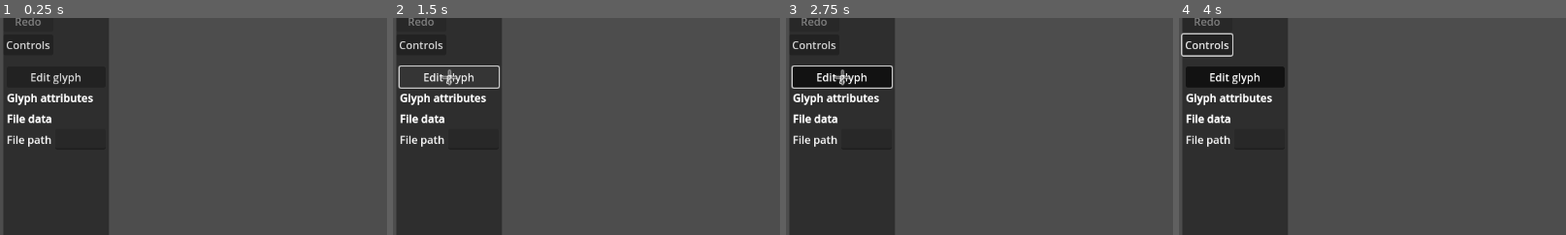
Above: before the commit, frames 1-4 (left to right).
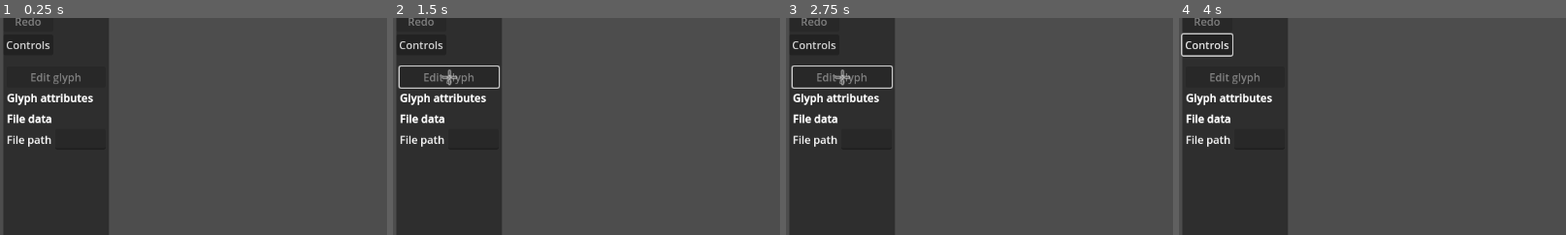
Above: after the commit, the same moments.

Repository: Ists-Cilveks/UNLWS-Renderer
Game: Godot game, scene res://Scripts/unlws_editor.tscn
Two runs of this game, one before a commit and one after it. Both use one fixed random seed, a clock stepped at 60 frames per second and the inputs below.
Inputs (mouse positions are % of the whole screen's width and height, from its top left):
- Up to frame 1 (0.25 s): no input
- Up to frame 2 (1.5 s): click (7, 21) at 0.5 s, where only the run before the commit has a clickable "Edit glyph"; click (7, 21) at 1.25 s, where only the run before the commit has a clickable "Edit glyph"
- Up to frame 3 (2.75 s): click (7, 21) at 2 s, where only the run before the commit has a clickable "Edit glyph"
- Up to frame 4 (4 s): click "Controls" at 2.75 s; click "×" at 3.5 s
The pictures show only the part of the screen within x 0-50%, y 8-58%; the shares and areas given below are measured in that part.

The runs differ from the first frame. In frame 1, 0.3% of the frame differs, in the area x 8-21%, y 25-31%; in frame 2, 0.3%; in frame 3, 0.2%; in frame 4, 0.2%.

Commit message:
Add glyph editing mode to SelectedGlyphs

Diff:
--- a/Scripts/Globals/EventBus.gd
+++ b/Scripts/Globals/EventBus.gd
@@ -20,3 +20,10 @@
 
 signal glyph_selection_attempted(glyph_instance, if_successful)
 signal glyph_extra_selection_attempted(glyph_instance, if_successful)
+
+signal glyph_editing_requested()
+signal stop_glyph_editing()
+signal glyph_editing_started()
+signal glyph_editing_stopped()
+signal became_able_to_start_glyph_editing()
+signal became_unable_to_start_glyph_editing()
--- a/Scripts/UI/selected_glyphs.gd
+++ b/Scripts/UI/selected_glyphs.gd
@@ -5,6 +5,14 @@
 
 var is_holding_glyphs = false
 var is_selecting_glyphs = false
+
+var editing_enabled = false
+
+
+func _ready():
+	Event_Bus.glyph_editing_requested.connect(attempt_to_begin_glyph_editing)
+	Event_Bus.stop_glyph_editing.connect(func(): set_editing_mode(false))
+
 
 # Track the mouse position
 func _unhandled_input(event):
@@ -208,6 +216,7 @@
 
 func deselect_all():
 	if not is_selecting_glyphs: return
+	set_editing_mode(false)
 	is_selecting_glyphs = false
 	for child in get_children():
 		deselect_instance(child)
@@ -229,3 +238,39 @@
 		select_instance(new_instance)
 	return true
 #endregion
+
+
+func set_editing_mode(enabled):
+	if editing_enabled == enabled:
+		return
+	editing_enabled = enabled
+	for child in get_children():
+		child.set_editing_mode(editing_enabled)
+	if editing_enabled:
+		Event_Bus.glyph_editing_started.emit()
+	else:
+		Event_Bus.glyph_editing_stopped.emit()
+
+func can_start_editing_mode():
+	if get_child_count() == 1 and not is_holding_glyphs:
+		return true
+	return false
+
+func attempt_to_begin_glyph_editing():
+	if not can_start_editing_mode():
+		return
+	set_editing_mode(true)
+
+func signal_ability_to_start_editing_mode():
+	if can_start_editing_mode():
+		Event_Bus.became_able_to_start_glyph_editing.emit()
+	else:
+		Event_Bus.became_unable_to_start_glyph_editing.emit()
+
+func _on_child_order_changed():
+	signal_ability_to_start_editing_mode()
+
+func _unhandled_key_input(event):
+	if event is InputEventKey:
+		if event.is_action_pressed("ui_accept"):
+			attempt_to_begin_glyph_editing()
--- /dev/null
+++ b/Scripts/editing_mode_button.gd
@@ -0,0 +1,19 @@
+extends Button
+
+func _ready():
+	Event_Bus.glyph_editing_started.connect(func(): set_button_pressed(true))
+	Event_Bus.glyph_editing_stopped.connect(func(): set_button_pressed(false))
+	Event_Bus.became_able_to_start_glyph_editing.connect(func(): set_button_disabled(false))
+	Event_Bus.became_unable_to_start_glyph_editing.connect(func(): set_button_disabled(true))
+
+func _on_pressed():
+	if button_pressed: # Pressing a button
+		Event_Bus.glyph_editing_requested.emit()
+	else: # Releasing a pressed button
+		Event_Bus.stop_glyph_editing.emit()
+
+func set_button_pressed(enabled):
+	button_pressed = enabled
+
+func set_button_disabled(new_disabled):
+	disabled = new_disabled
--- a/Scripts/unlws_editor.tscn
+++ b/Scripts/unlws_editor.tscn
@@ -8,6 +8,7 @@
 [ext_resource type="Script" path="res://Scripts/UI/glyph_search_entry.gd" id="6_io2bl"]
 [ext_resource type="Script" path="res://Scripts/UI/Mouse.gd" id="7_mh8ie"]
 [ext_resource type="Texture2D" uid="uid://b2d5w02d3vhtj" path="res://Images/Icons/Cursors/crosshair.svg" id="8_wgcwp"]
+[ext_resource type="Script" path="res://Scripts/editing_mode_button.gd" id="9_r78ay"]
 [ext_resource type="Script" path="res://Scripts/UI/undo_button.gd" id="10_o0csu"]
 [ext_resource type="Script" path="res://Scripts/UI/redo_button.gd" id="11_5gwt3"]
 [ext_resource type="Script" path="res://Scripts/Popups/show_controls_button.gd" id="12_v1us4"]
@@ -140,9 +141,11 @@
 
 [node name="EditingModeButton" type="Button" parent="MarginContainer/HSplitContainer/Control/VSplitContainer/MarginContainer1/InfoScrollContainer/Info"]
 layout_mode = 2
+disabled = true
 toggle_mode = true
 shortcut = SubResource("Shortcut_ehh6t")
 text = "Edit glyph"
+script = ExtResource("9_r78ay")
 
 [node name="GlyphAttributesLabel" type="Label" parent="MarginContainer/HSplitContainer/Control/VSplitContainer/MarginContainer1/InfoScrollContainer/Info"]
 layout_mode = 2
@@ -212,4 +215,6 @@
 
 [connection signal="pressed" from="MarginContainer/HSplitContainer/Control/VSplitContainer/GridContainer/Undo" to="MarginContainer/HSplitContainer/Control/VSplitContainer/GridContainer/Undo" method="_on_pressed"]
 [connection signal="pressed" from="MarginContainer/HSplitContainer/Control/VSplitContainer/GridContainer/Redo" to="MarginContainer/HSplitContainer/Control/VSplitContainer/GridContainer/Redo" method="_on_pressed"]
+[connection signal="pressed" from="MarginContainer/HSplitContainer/Control/VSplitContainer/MarginContainer1/InfoScrollContainer/Info/EditingModeButton" to="MarginContainer/HSplitContainer/Control/VSplitContainer/MarginContainer1/InfoScrollContainer/Info/EditingModeButton" method="_on_pressed"]
+[connection signal="child_order_changed" from="MarginContainer/HSplitContainer/SubViewportContainer/SubViewport/Canvas/SelectedGlyphs" to="MarginContainer/HSplitContainer/SubViewportContainer/SubViewport/Canvas/SelectedGlyphs" method="_on_child_order_changed"]
 [connection signal="child_entered_tree" from="MarginContainer/HSplitContainer/SubViewportContainer/SubViewport/Canvas/Glyphs" to="MarginContainer/HSplitContainer/SubViewportContainer/SubViewport/Canvas/Glyphs" method="_on_child_entered_tree"]
Not shown: 1 places in Scripts/unlws_editor.tscn that only renumber resources
